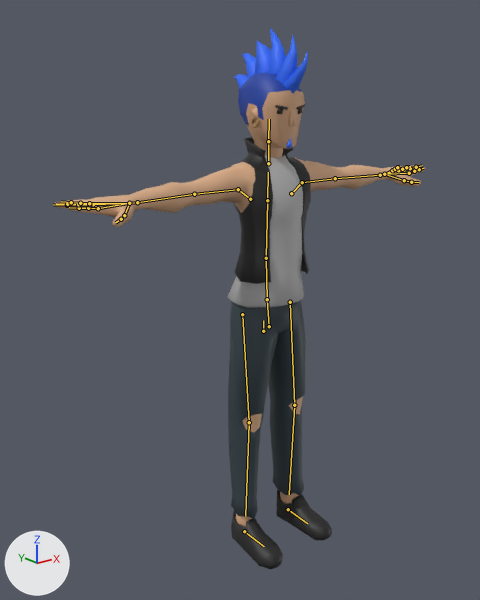
Two versions of the glTF model js/models/avatars/club-crowd-m5.glb, one commit apart.
Both versions are drawn from a 50 mm lens placed at (-1.6, -1.878, 1.757), pointed at (-0.138, -0.051, 1.026). The lights are fixed; the arrows at lower left show +X, +Y and +Z. The picture after the commit comes second. The bones that change, and the others that lie on the model, are drawn over the model as lines.

In view in the first picture: 'Punk_Body'.
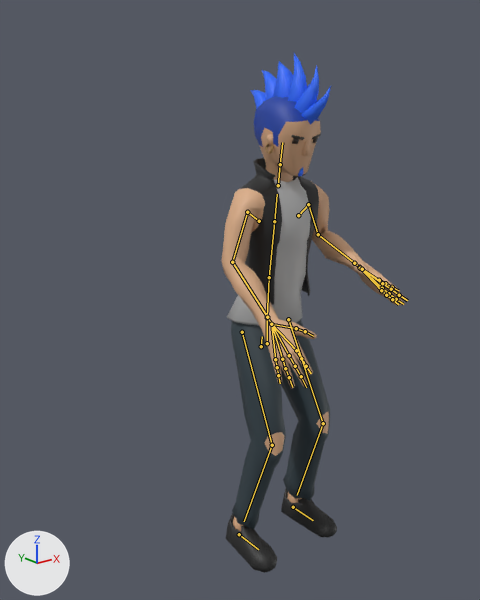
The newer file adds an action. The first version stands in its rest pose; the second is drawn at frame 73 of the action 'Groove_Roll'.

Location of each change, [x1, y1, x2, y2] in pixels of the pictures (480 x 600 px):
'Punk_Body', posed (49% narrower): before [55, 28, 425, 569]; after [221, 53, 408, 573]
bone 'Body', root to tip: before (263, 331) to (263, 320); after (261, 346) to (262, 336)
bone 'Torso', root to tip: before (266, 258) to (267, 200); after (269, 277) to (274, 221)
bone 'Neck', root to tip: before (268, 163) to (268, 141); after (278, 185) to (280, 164)
bone 'Head', root to tip: before (268, 141) to (269, 119); after (280, 164) to (282, 142)
bone 'UpperArm.L', root to tip: before (302, 182) to (335, 178); after (308, 204) to (318, 234)
bone 'LowerArm.L', root to tip: before (335, 178) to (380, 175); after (318, 234) to (354, 263)
bone 'Wrist.L', root to tip: before (380, 175) to (384, 174); after (354, 263) to (359, 267)
bone 'UpperArm.R', root to tip: before (238, 189) to (194, 194); after (247, 212) to (232, 262)
bone 'LowerArm.R', root to tip: before (194, 194) to (137, 202); after (232, 262) to (267, 317)
bone 'Wrist.R', root to tip: before (137, 202) to (129, 203); after (267, 317) to (271, 324)
bone 'UpperLeg.L', root to tip: before (290, 302) to (294, 405); after (288, 319) to (323, 423)
bone 'LowerLeg.L', root to tip: before (294, 405) to (289, 494); after (323, 423) to (297, 495)
bone 'UpperLeg.R', root to tip: before (242, 314) to (249, 422); after (242, 332) to (272, 445)
bone 'LowerLeg.R', root to tip: before (249, 422) to (245, 516); after (272, 445) to (244, 521)
bone 'Foot.L', root to tip: before (288, 509) to (307, 523); after (293, 507) to (313, 520)
bone 'Foot.R', root to tip: before (244, 531) to (264, 546); after (239, 534) to (258, 549)

Edits to the bpy script that builds the scene:
```text
Change bone_body:
    where bone_body = bpy.data.objects['CharacterArmature'].pose.bones['Body']  # child of 'Root'
    bone_body.location: (0.0, 0.0, 0.0) -> (0.005, -0.073, -0.02)
    bone_body.rotation_quaternion: (1.0, 0.0, 0.0, 0.0) -> (0.999, 0.049, 0.008, -0.005)  # degrees (0, 0, 0) -> degrees (6, 1, -1)
Change bone_torso:
    where bone_torso = bpy.data.objects['CharacterArmature'].pose.bones['Torso']  # child of 'Abdomen'
    bone_torso.rotation_quaternion: (1.0, 0.0, 0.0, 0.0) -> (1.0, -0.009, 0.006, -0.004)  # degrees (0, 0, 0) -> degrees (-1, 1, 0)
Change bone_neck:
    where bone_neck = bpy.data.objects['CharacterArmature'].pose.bones['Neck']  # child of 'Chest'
    bone_neck.rotation_quaternion: (1.0, 0.0, 0.0, 0.0) -> (1.0, 0.015, -0.004, 0.003)  # degrees (0, 0, 0) -> degrees (2, 0, 0)
Change bone_head:
    where bone_head = bpy.data.objects['CharacterArmature'].pose.bones['Head']  # child of 'Neck'
    bone_head.rotation_quaternion: (1.0, 0.0, 0.0, 0.0) -> (1.0, 0.022, -0.006, 0.005)  # degrees (0, 0, 0) -> degrees (3, -1, 1)
Change bone_upperarm_l:
    where bone_upperarm_l = bpy.data.objects['CharacterArmature'].pose.bones['UpperArm.L']  # child of 'Shoulder.L'
    bone_upperarm_l.rotation_quaternion: (1.0, 0.0, 0.0, 0.0) -> (0.883, -0.44, 0.16, 0.026)  # degrees (0, 0, 0) -> degrees (-54, 18, -6)
Change bone_lowerarm_l:
    where bone_lowerarm_l = bpy.data.objects['CharacterArmature'].pose.bones['LowerArm.L']  # child of 'UpperArm.L'
    bone_lowerarm_l.rotation_quaternion: (1.0, 0.0, 0.0, 0.0) -> (0.719, -0.007, 0.0, -0.694)  # degrees (0, 0, 0) -> degrees (-1, -1, -88)
Change bone_wrist_l:
    where bone_wrist_l = bpy.data.objects['CharacterArmature'].pose.bones['Wrist.L']  # child of 'LowerArm.L'
    bone_wrist_l.rotation_quaternion: (1.0, 0.0, 0.0, 0.0) -> (0.999, -0.01, 0.0, -0.04)  # degrees (0, 0, 0) -> degrees (-1, 0, -5)
Change bone_upperarm_r:
    where bone_upperarm_r = bpy.data.objects['CharacterArmature'].pose.bones['UpperArm.R']  # child of 'Shoulder.R'
    bone_upperarm_r.rotation_quaternion: (1.0, 0.0, 0.0, 0.0) -> (-0.825, 0.522, 0.127, -0.159)  # degrees (0, 0, 0) -> degrees (-65, -2, 23)
Change bone_lowerarm_r:
    where bone_lowerarm_r = bpy.data.objects['CharacterArmature'].pose.bones['LowerArm.R']  # child of 'UpperArm.R'
    bone_lowerarm_r.rotation_quaternion: (1.0, 0.0, 0.0, 0.0) -> (-0.929, 0.004, 0.0, -0.356)  # degrees (0, 0, 0) -> degrees (0, 0, 42)
Change bone_wrist_r:
    where bone_wrist_r = bpy.data.objects['CharacterArmature'].pose.bones['Wrist.R']  # child of 'LowerArm.R'
    bone_wrist_r.rotation_quaternion: (1.0, 0.0, 0.0, 0.0) -> (-0.999, 0.01, 0.0, -0.04)  # degrees (0, 0, 0) -> degrees (-1, 0, 5)
Change bone_upperleg_l:
    where bone_upperleg_l = bpy.data.objects['CharacterArmature'].pose.bones['UpperLeg.L']  # child of 'Body'
    bone_upperleg_l.rotation_quaternion: (1.0, 0.0, 0.0, 0.0) -> (0.97, -0.015, 0.008, 0.241)  # degrees (0, 0, 0) -> degrees (-1, 1, 28)
Change bone_lowerleg_l:
    where bone_lowerleg_l = bpy.data.objects['CharacterArmature'].pose.bones['LowerLeg.L']  # child of 'UpperLeg.L'
    bone_lowerleg_l.rotation_quaternion: (1.0, 0.0, 0.0, 0.0) -> (-0.942, -0.334, -0.006, 0.001)  # degrees (0, 0, 0) -> degrees (39, 1, 0)
Change bone_upperleg_r:
    where bone_upperleg_r = bpy.data.objects['CharacterArmature'].pose.bones['UpperLeg.R']  # child of 'Body'
    bone_upperleg_r.rotation_quaternion: (1.0, 0.0, 0.0, 0.0) -> (-0.972, 0.016, -0.01, 0.235)  # degrees (0, 0, 0) -> degrees (-2, 1, -27)
Change bone_lowerleg_r:
    where bone_lowerleg_r = bpy.data.objects['CharacterArmature'].pose.bones['LowerLeg.R']  # child of 'UpperLeg.R'
    bone_lowerleg_r.rotation_quaternion: (1.0, 0.0, 0.0, 0.0) -> (0.945, 0.328, -0.009, 0.001)  # degrees (0, 0, 0) -> degrees (38, -1, 0)
Change bone_foot_l:
    where bone_foot_l = bpy.data.objects['CharacterArmature'].pose.bones['Foot.L']  # child of 'Root'
    bone_foot_l.location: (0.0, 0.0, 0.0) -> (0.03, 0.0, 0.0)
Change bone_foot_r:
    where bone_foot_r = bpy.data.objects['CharacterArmature'].pose.bones['Foot.R']  # child of 'Root'
    bone_foot_r.location: (0.0, 0.0, 0.0) -> (-0.03, 0.0, 0.0)
```
